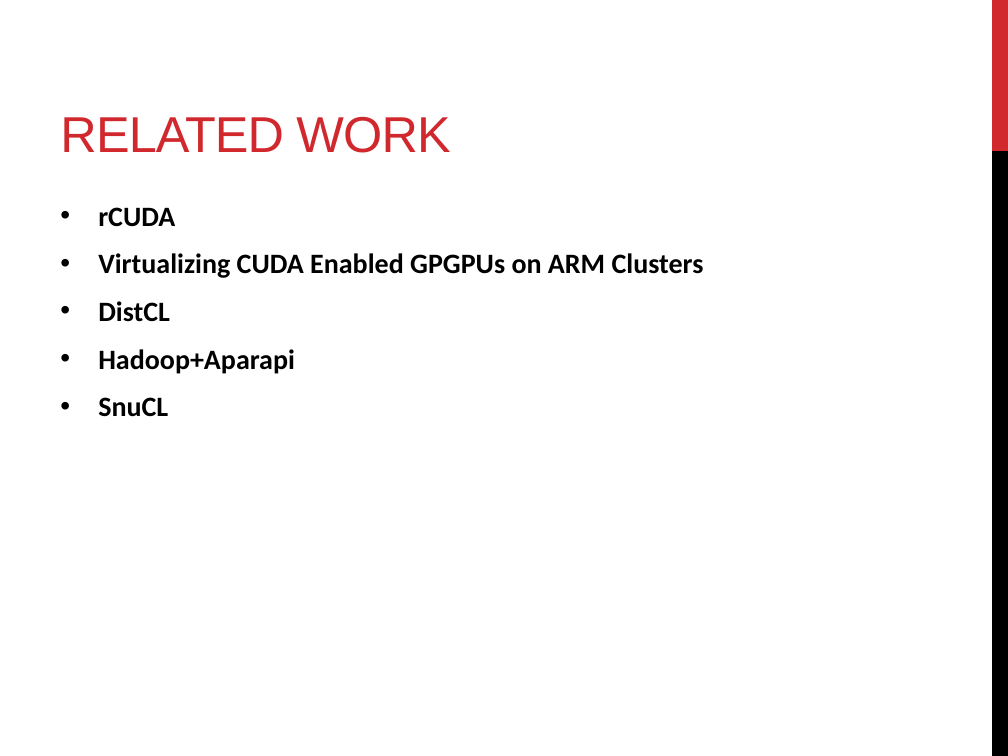
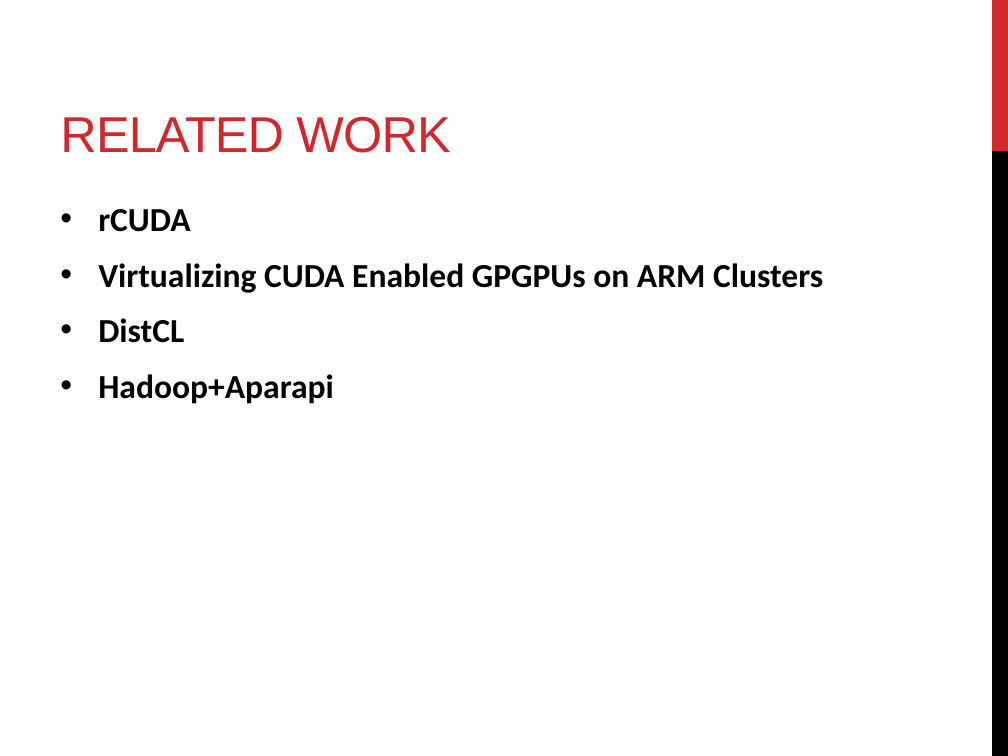
Before and after one commit to florianroesler/thesis_presentation, a slide deck: slide 8 of presentation.pptx. Drawn at 1008x756 pixels with LibreOffice and Linux fonts; fonts in the diff are those of the drawing. Boxes give left, top, right and bottom in pixels: in the first picture for what was removed or moved away, otherwise in the second. Text is boxed around its words. In the diff, an @@ line names an element or a change of style, - is before the commit and + after.

```diff
--- a/presentation.pptx
+++ b/presentation.pptx
@@ text "rCUDA" at (x1=98, y1=209, x2=823, y2=404): size 20 to 24 pt @@
@@ text at (x1=98, y1=397, x2=168, y2=417): paragraph removed @@
-• SnuCL
```
Also in this commit, not shown: 4 other slides changed, 1 slide added, 1 slide removed, 3 other files.
